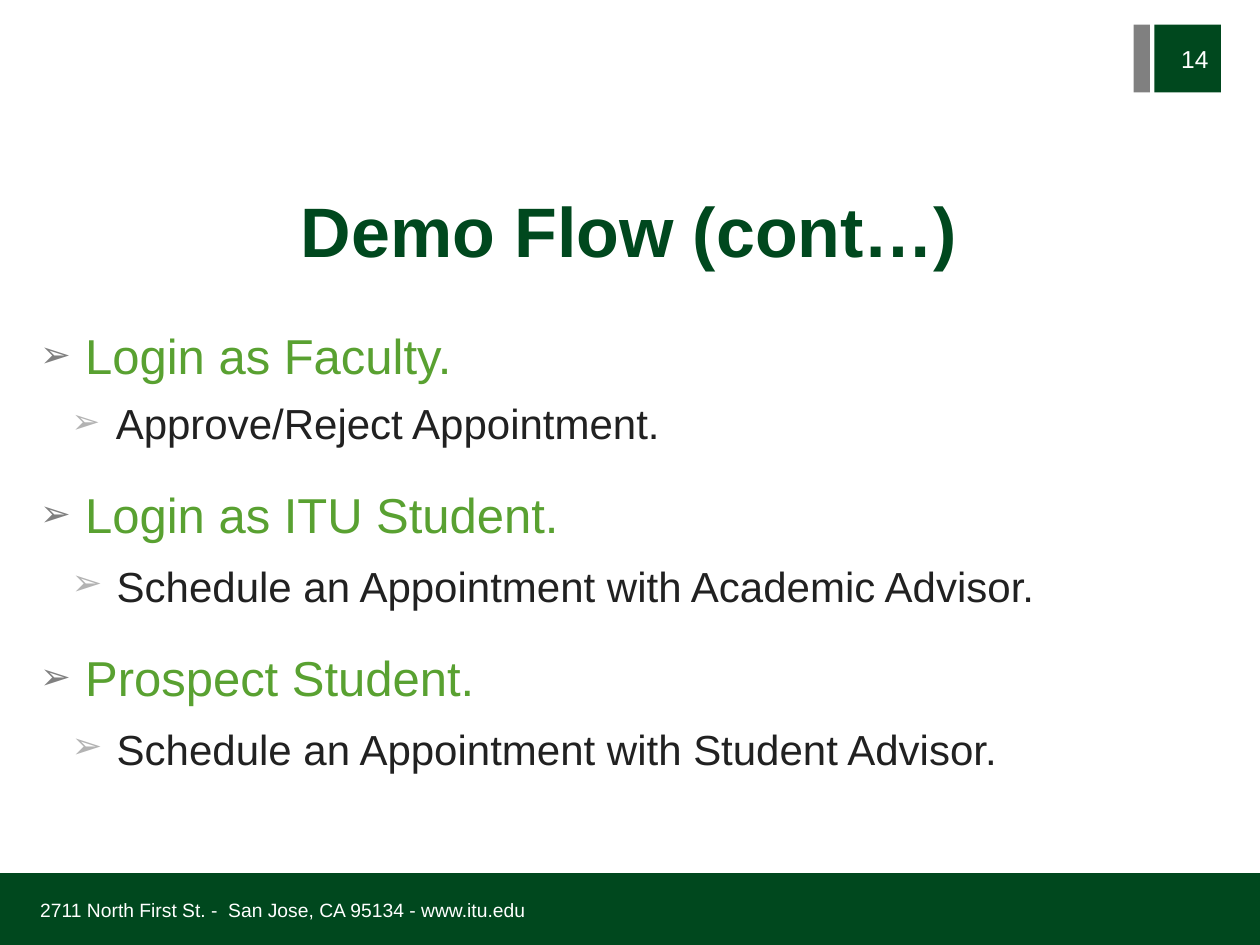
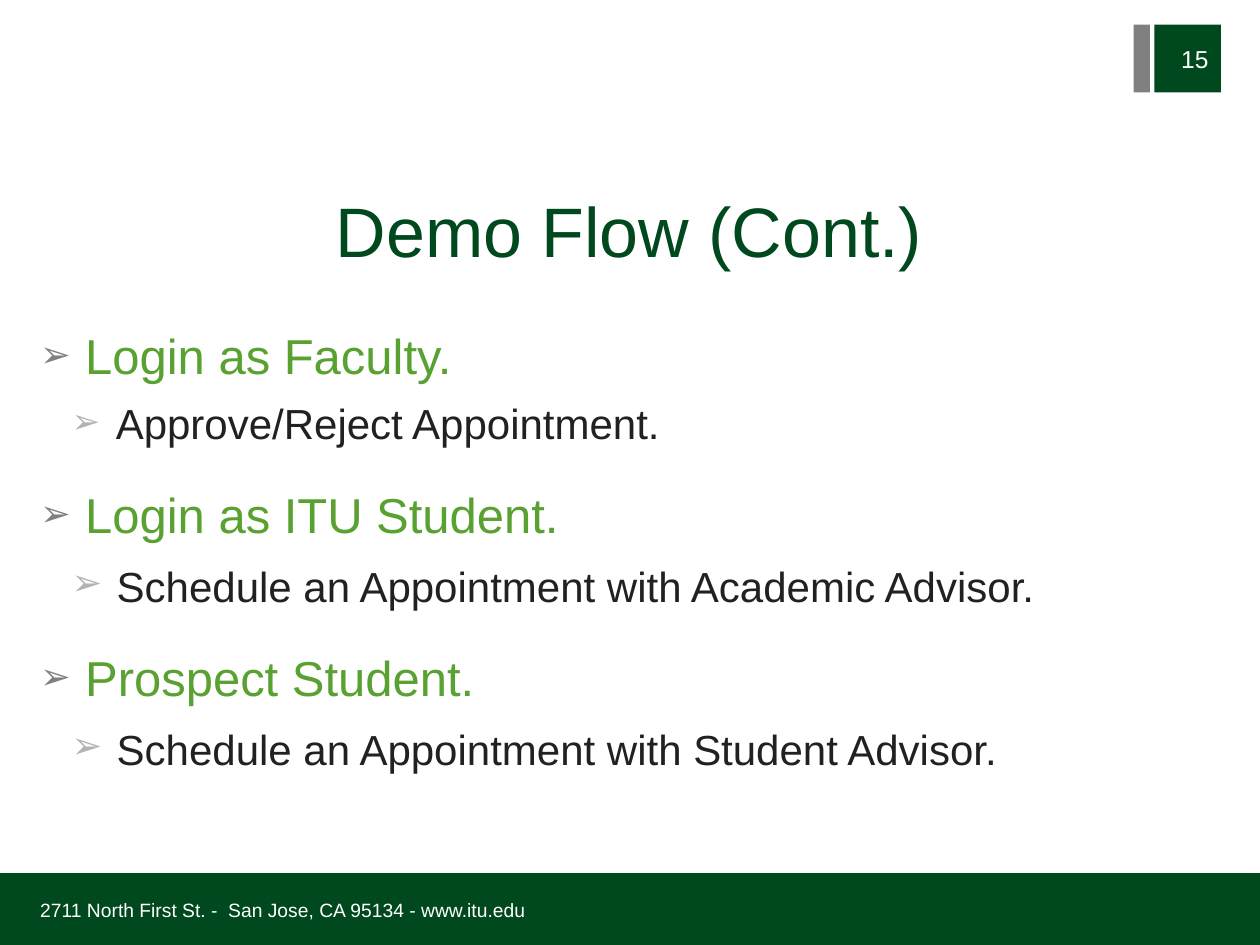
Before and after one commit to joshisange89/EAppointment, a slide deck: slide 15 of Documentation/Demo/Demo Presentation/E-Appointment_Demo.ppt (slide 14 before the commit). Drawn at 1260x945 pixels with LibreOffice and Linux fonts; fonts in the diff are those of the drawing; background and template pictures are left out. Boxes give left, top, right and bottom in pixels: in the first picture for what was removed or moved away, otherwise in the second. Text is boxed around its words. In the diff, an @@ line names an element or a change of style, - is before the commit and + after.

```diff
--- a/Documentation/Demo/Demo Presentation/E-Appointment_Demo.ppt
+++ b/Documentation/Demo/Demo Presentation/E-Appointment_Demo.ppt
@@ page number at [1181, 51, 1208, 69]: text changed @@
-14
+15
@@ title at [336, 206, 923, 270]: text changed; bold off @@
-Demo Flow (cont…)
+Demo Flow (Cont.)
```
Also in this commit, not shown: 4 other slides changed, 7 slides added, 1 slide removed, 29 other files.
